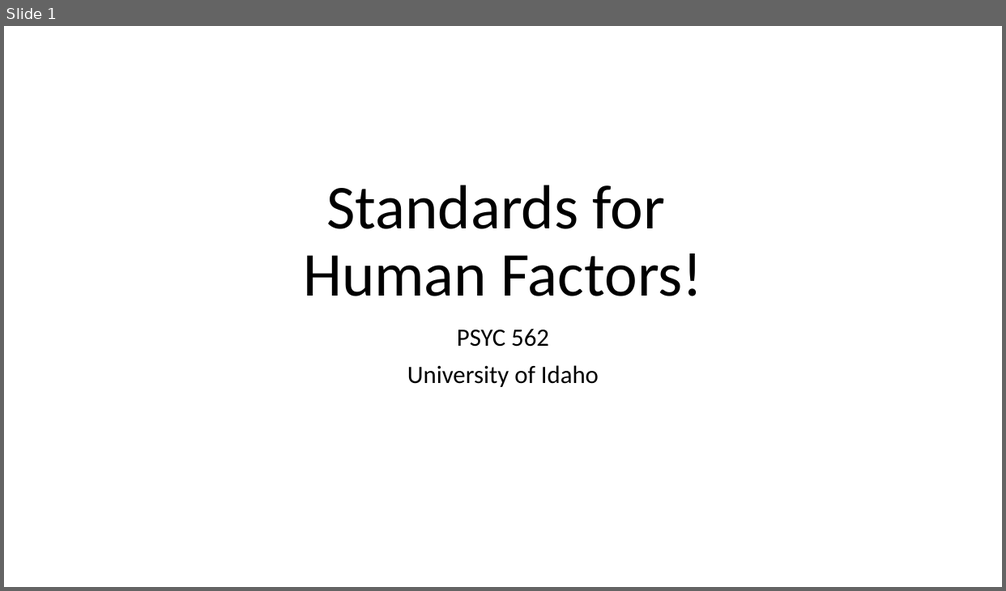
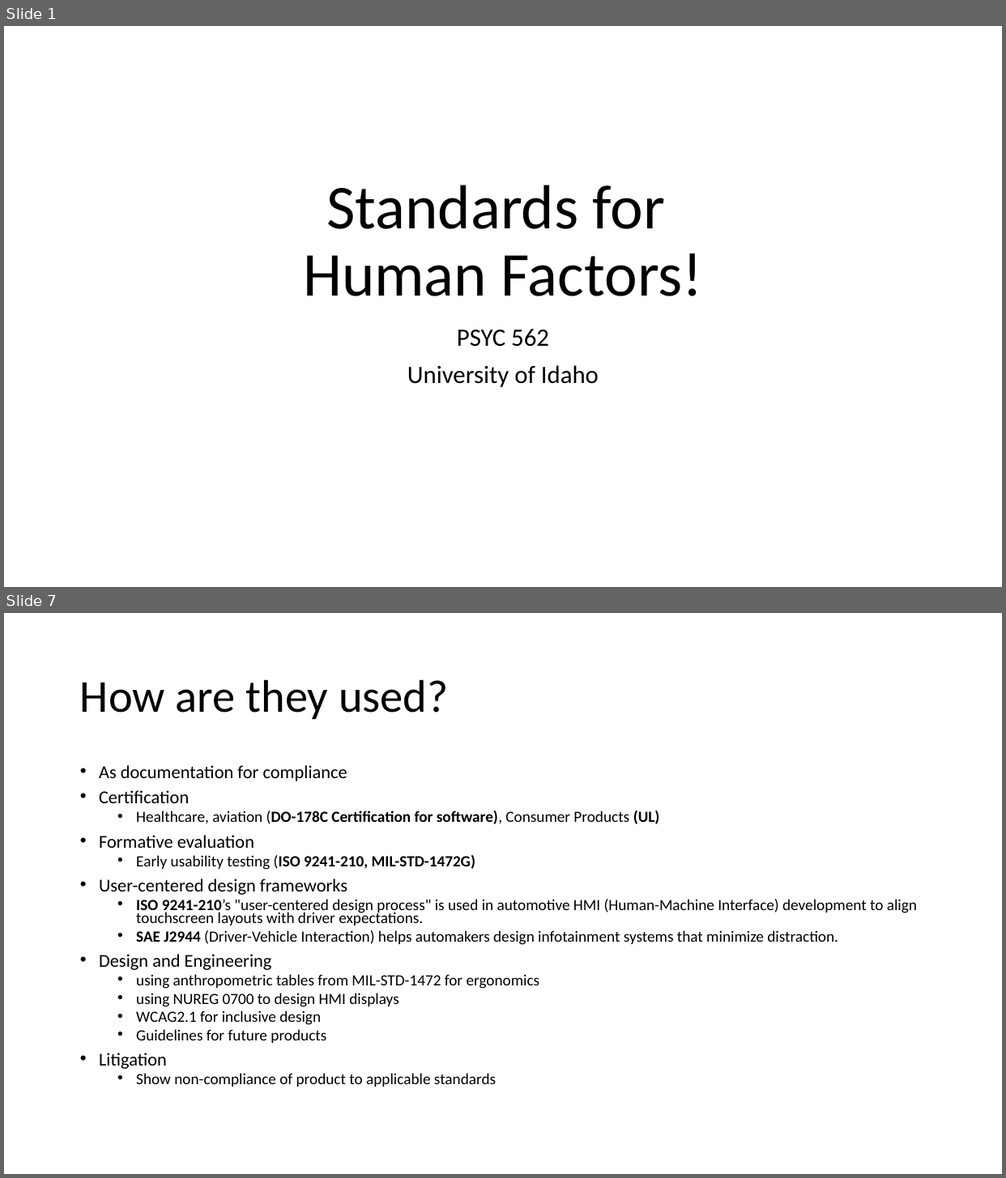
Before and after one commit to rogerlew/advanced-human-factors, a slide deck: readings/standards/Human Factors Standards.pptx. Shown one above the other, each under a label of ours: slide 1 before the commit, slides 1 and 7 after it; the slides between them are not shown. The pictures are 1006x591 and 1006x1178 pixels, drawn with LibreOffice and Linux fonts; fonts in the diff are those of the drawing. Boxes give left, top, right and bottom in pixels: in the first picture for what was removed or moved away, otherwise in the second. Text is boxed around its words. In the diff, an @@ line names an element or a change of style, - is before the commit and + after.

```diff
--- a/readings/standards/Human Factors Standards.pptx
+++ b/readings/standards/Human Factors Standards.pptx
@@ slide 7 added at (4,613,1002,1174), background #FFFFFF @@
@@ title added at (80,679,449,719), 44 pt, text #000000 @@
+How are they used?
@@ text added at (99,765,917,1087), 15 pt, text #000000 @@
+• As documentation for compliance
+• Certification
+  • Healthcare, aviation (DO-178C Certification for software), Consumer Products (UL)
+• Formative evaluation
+  • Early usability testing (ISO 9241-210, MIL-STD-1472G)
+• User-centered design frameworks
+  • ISO 9241-210’s "user-centered design process" is used in automotive HMI (Human-Machine Interface) development to align touchscreen layouts with driver expectations.
+  • SAE J2944 (Driver-Vehicle Interaction) helps automakers design infotainment systems that minimize distraction.
+• Design and Engineering
+  • using anthropometric tables from MIL-STD-1472 for ergonomics
+  • using NUREG 0700 to design HMI displays
+  • WCAG2.1 for inclusive design
+  • Guidelines for future products
+• Litigation
+  • Show non-compliance of product to applicable standards
```
Also in this commit, not shown: 2 slides changed, 3 other slides added, 7 slides removed.
